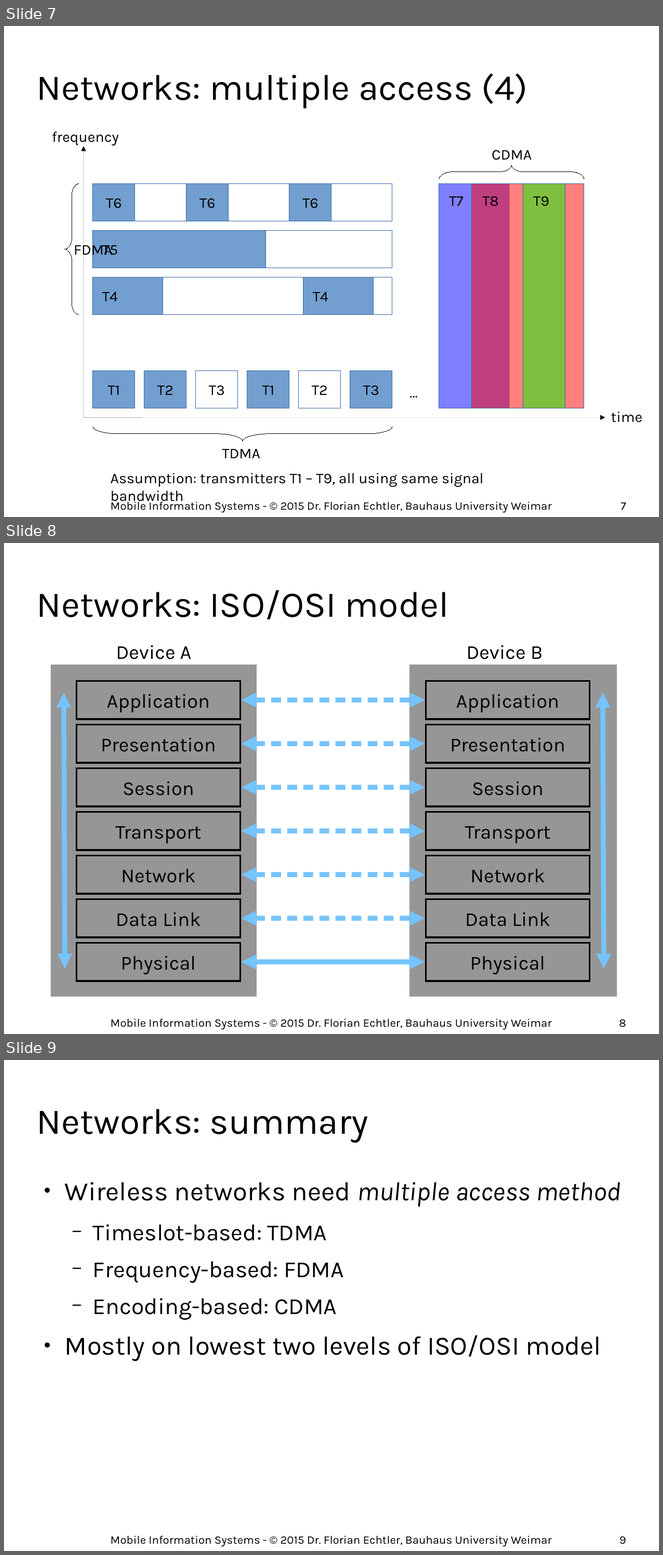
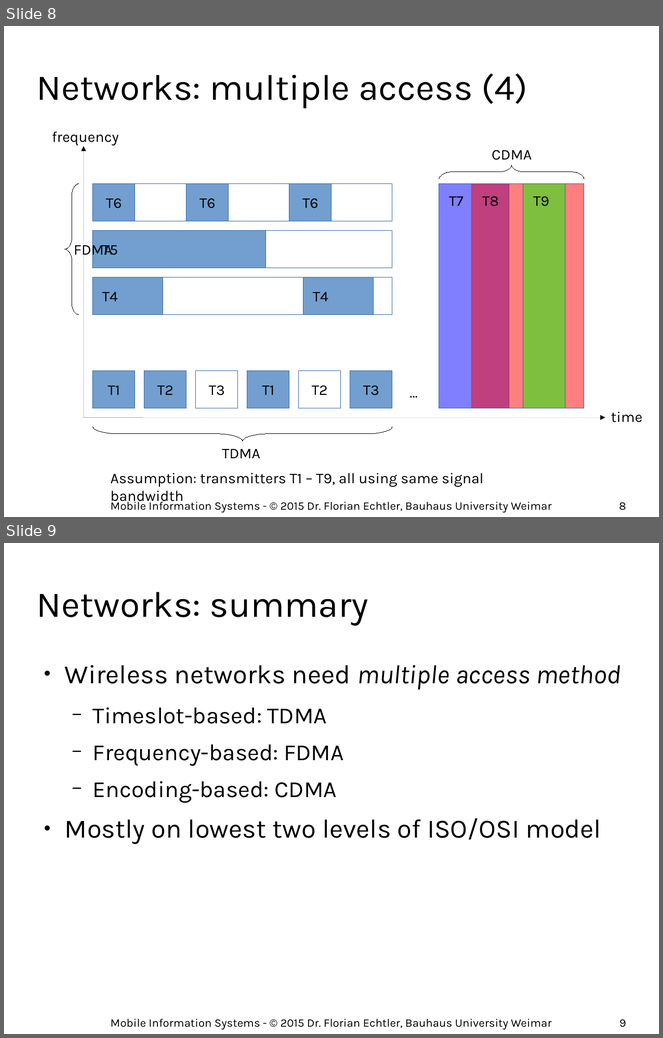
Before and after one commit to floe/mobile-information-systems, a slide deck: 03-networks-and-location.odp. Shown one above the other, each under a label of ours: slides 7, 8 and 9 before the commit, slides 8 and 9 after it. The pictures are 663x1555 and 663x1038 pixels, drawn with LibreOffice and Linux fonts; fonts in the diff are those of the drawing; background and template pictures are left out. Boxes give left, top, right and bottom in pixels: in the first picture for what was removed or moved away, otherwise in the second. Text is boxed around its words. In the diff, an @@ line names an element or a change of style, - is before the commit and + after.

```diff
--- a/03-networks-and-location.odp
+++ b/03-networks-and-location.odp
@@ slide 8 removed at (x1=4, y1=543, x2=659, y2=1034), background #FFFFFF @@
@@ title removed at (x1=37, y1=590, x2=449, y2=619) @@
-Networks: ISO/OSI model
@@ text removed at (x1=116, y1=645, x2=192, y2=659) @@
-Device A
@@ text removed at (x1=466, y1=645, x2=543, y2=659) @@
-Device B
@@ rectangle removed at (x1=51, y1=665, x2=257, y2=997) @@
@@ rectangle removed at (x1=410, y1=665, x2=617, y2=997) @@
@@ rectangle removed at (x1=76, y1=681, x2=241, y2=719) @@
-Application
@@ rectangle removed at (x1=426, y1=681, x2=590, y2=719) @@
-Application
@@ double arrow removed from (64, 693) to (65, 969) @@
@@ double arrow removed from (604, 693) to (605, 969) @@
@@ double arrow removed from (241, 700) to (425, 700) @@
@@ rectangle removed at (x1=76, y1=725, x2=241, y2=763) @@
-Presentation
@@ rectangle removed at (x1=426, y1=725, x2=590, y2=763) @@
-Presentation
@@ double arrow removed from (241, 744) to (425, 744) @@
@@ rectangle removed at (x1=76, y1=768, x2=241, y2=807) @@
-Session
@@ rectangle removed at (x1=426, y1=768, x2=590, y2=807) @@
-Session
@@ double arrow removed from (241, 787) to (425, 787) @@
@@ rectangle removed at (x1=76, y1=812, x2=241, y2=850) @@
-Transport
@@ rectangle removed at (x1=426, y1=812, x2=590, y2=850) @@
-Transport
@@ double arrow removed from (241, 832) to (425, 832) @@
@@ rectangle removed at (x1=76, y1=856, x2=241, y2=894) @@
-Network
@@ rectangle removed at (x1=426, y1=856, x2=590, y2=894) @@
-Network
@@ double arrow removed from (241, 875) to (425, 875) @@
@@ rectangle removed at (x1=76, y1=900, x2=241, y2=938) @@
-Data Link
@@ rectangle removed at (x1=426, y1=900, x2=590, y2=938) @@
-Data Link
@@ double arrow removed from (241, 919) to (425, 919) @@
@@ rectangle removed at (x1=76, y1=943, x2=241, y2=981) @@
-Physical
@@ rectangle removed at (x1=426, y1=943, x2=590, y2=981) @@
-Physical
@@ double arrow removed from (241, 962) to (425, 962) @@
@@ text removed at (x1=111, y1=1019, x2=552, y2=1030) @@
-Mobile Information Systems - © 2015 Dr. Florian Echtler, Bauhaus University Weimar
@@ page number removed at (x1=619, y1=1020, x2=626, y2=1028) @@
-8
@@ what was slide 7 is now slide 8 @@
@@ page number at (x1=619, y1=503, x2=626, y2=511): text changed @@
-7
+8
```
Also in this commit, not shown: 7 slides changed, 1 slide added.
